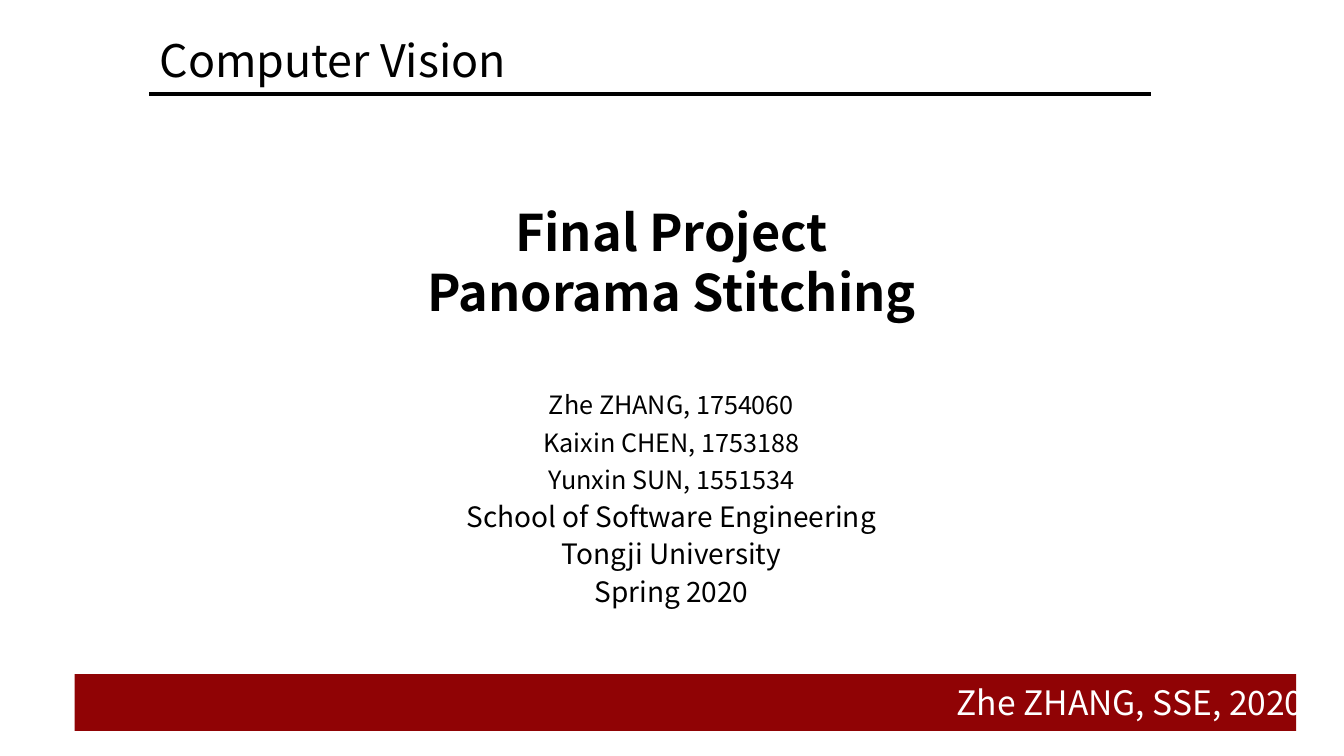
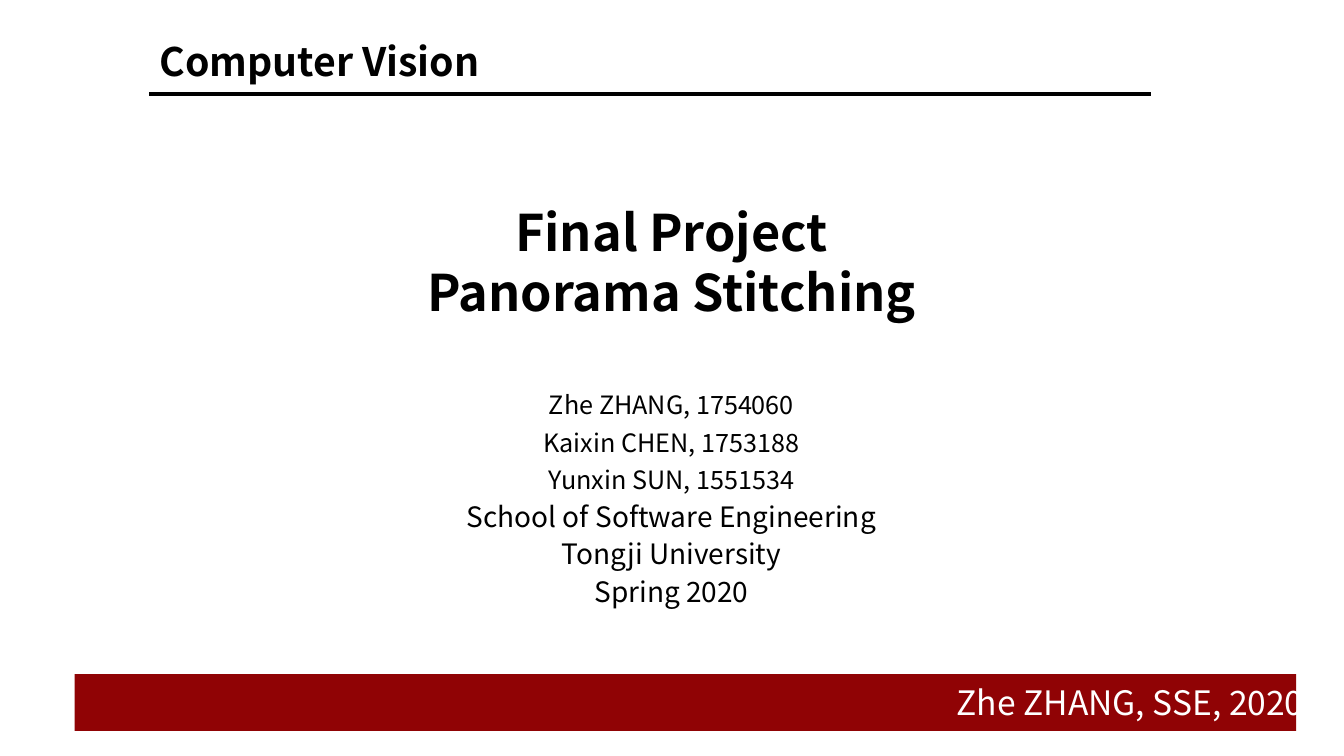
Before and after one commit to doubleZ0108/Panorama-Stitching, a slide deck: slide 1 of Panorama-Stitching-on-Mobile/pre/pre.pptx. Drawn at 1344x756 pixels with LibreOffice and Linux fonts; fonts in the diff are those of the drawing; background and template pictures are left out. Boxes give left, top, right and bottom in pixels: in the first picture for what was removed or moved away, otherwise in the second. Text is boxed around its words. In the diff, an @@ line names an element or a change of style, - is before the commit and + after.

```diff
--- a/Panorama-Stitching-on-Mobile/pre/pre.pptx
+++ b/Panorama-Stitching-on-Mobile/pre/pre.pptx
@@ title "Computer Vision" at (160,44,479,85): size 32 to 28 pt, bold on @@
```
Also in this commit, not shown: 1 other slide changed, 15 slides added, 3 other files.
